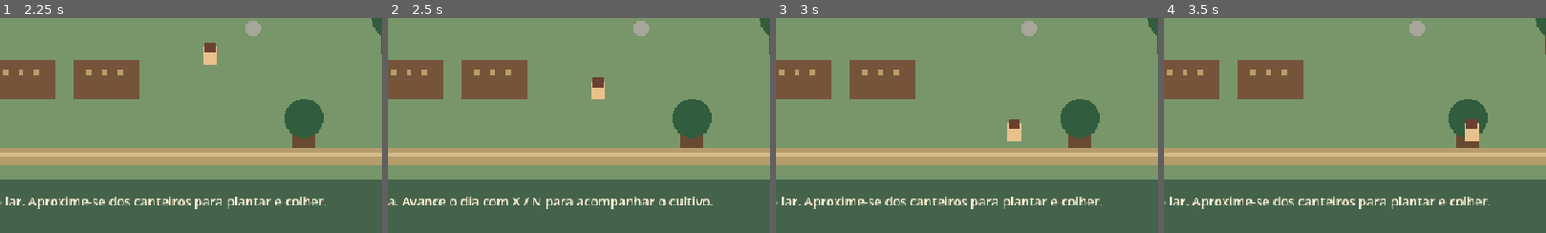
Above: before the commit, frames 1-4 (left to right).
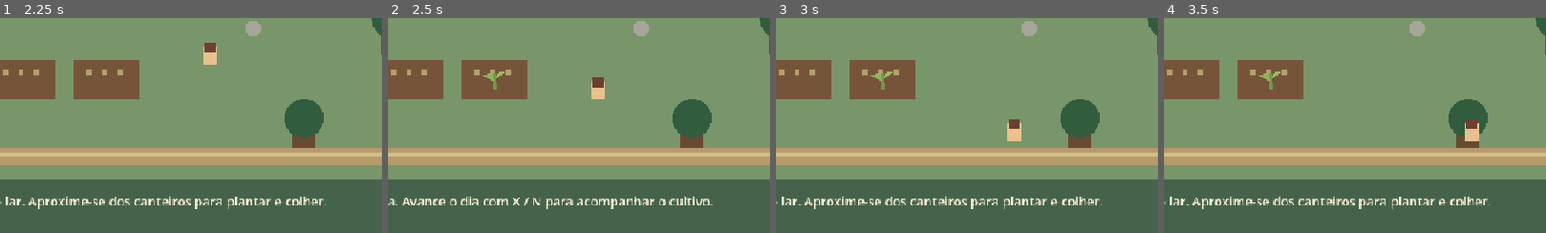
Above: after the commit, the same moments.

Repository: fbsdfb053-commits/The-past-of-Nordeste
Game: Godot game, scene res://scenes/main.tscn
Same seed, same stepped clock (60 frames per second), same inputs: the game is played once before the commit and once after it.
Inputs:
- Up to frame 1 (2.25 s): click "ESPAÇO 1 — Novo jogo" at 0.5 s; tap Enter (interact) at 1.25, 2.1 s; hold D (move_right) 1.28-2.03 s; hold N (advance_day) 1.28-2.03 s; tap Space at 1.52 s; hold S (move_down) from 2.03 s (still down)
- Up to frame 2 (2.5 s): keep holding S (move_down); tap Space at 2.27 s
- Up to frame 3 (3 s): release S (move_down) at 2.78 s; hold D (move_right) from 2.78 s (still down); tap E at 2.85 s
- Up to frame 4 (3.5 s): keep holding D (move_right)
The pictures show only the part of the screen within x 36-86%, y 48-98%; the shares and areas given below are measured in that part.

Frame 1 is identical in both runs. In frame 2, 0.1% of the frame differs, in the area x 24-31%, y 24-34%; in frame 3, 0.1%; in frame 4, 0.1%.

Commit message:
Show planted crops and active save slot feedback

Diff:
--- a/scripts/game.gd
+++ b/scripts/game.gd
@@ -5,6 +5,7 @@
 var seeds := 5
 var harvested := 0
 var planted: Array[bool] = [false, false, false, false]
+var crop_visuals: Array[Node] = []
 
 var player: CharacterBody2D
 var hud_label: Label
@@ -20,6 +21,7 @@
 	_build_player()
 	_build_ui()
 	_restore_save()
+	_refresh_crop_visuals()
 	_setup_autosave()
 	_show_message("Bem-vindo ao sítio da família. Explore Mulungu!")
 
@@ -194,7 +196,7 @@
 func _save() -> void:
 	var data := {"player_x": player.position.x, "player_y": player.position.y, "day": day, "money": money, "seeds": seeds, "harvested": harvested, "planted": planted}
 	if SaveManager.save_game(SAVE_SLOT, data):
-		_show_message("Jogo salvo no espaço 1!")
+		_show_message("Jogo salvo no espaço %d!" % SAVE_SLOT)
 	else:
 		_show_message("Não foi possível salvar. Verifique o espaço em disco.")
 
@@ -207,12 +209,14 @@
 		var plot := clampi(int((player.position.x - 120.0) / 105.0), 0, 3)
 		if planted[plot]:
 			planted[plot] = false
+			_refresh_crop_visuals()
 			harvested += 1
 			money += 18
 			_show_message("Colheita feita! Você vendeu a produção por $ 18.")
 		elif seeds > 0:
 			seeds -= 1
 			planted[plot] = true
+			_refresh_crop_visuals()
 			_show_message("Semente plantada. Avance o dia com X / N para acompanhar o cultivo.")
 		else:
 			_show_message("Você não tem sementes. Por enquanto, explore e volte depois.")
@@ -230,3 +234,29 @@
 func _update_hud() -> void:
 	if hud_label != null:
 		hud_label.text = "MULUNGU  •  Dia %d  •  $ %d  •  Sementes: %d  •  Colheitas: %d  |  A: agir  X/N: novo dia  Y/I: salvar" % [day, money, seeds, harvested]
+
+func _refresh_crop_visuals() -> void:
+	for old_visual in crop_visuals:
+		if is_instance_valid(old_visual):
+			old_visual.queue_free()
+	crop_visuals.clear()
+	for i in range(planted.size()):
+		if not planted[i]:
+			continue
+		var plant := Node2D.new()
+		plant.position = Vector2(161 + i * 105, 334)
+		plant.z_index = 4
+		add_child(plant)
+		var stem := Polygon2D.new()
+		stem.polygon = PackedVector2Array([Vector2(-3, 13), Vector2(3, 13), Vector2(2, -7), Vector2(-2, -7)])
+		stem.color = Color("#6f9b45")
+		plant.add_child(stem)
+		var leaf_left := Polygon2D.new()
+		leaf_left.polygon = PackedVector2Array([Vector2(-1, 2), Vector2(-15, -5), Vector2(-4, -8)])
+		leaf_left.color = Color("#8eb65b")
+		plant.add_child(leaf_left)
+		var leaf_right := Polygon2D.new()
+		leaf_right.polygon = PackedVector2Array([Vector2(1, -1), Vector2(14, -9), Vector2(5, -10)])
+		leaf_right.color = Color("#9abd62")
+		plant.add_child(leaf_right)
+		crop_visuals.append(plant)
